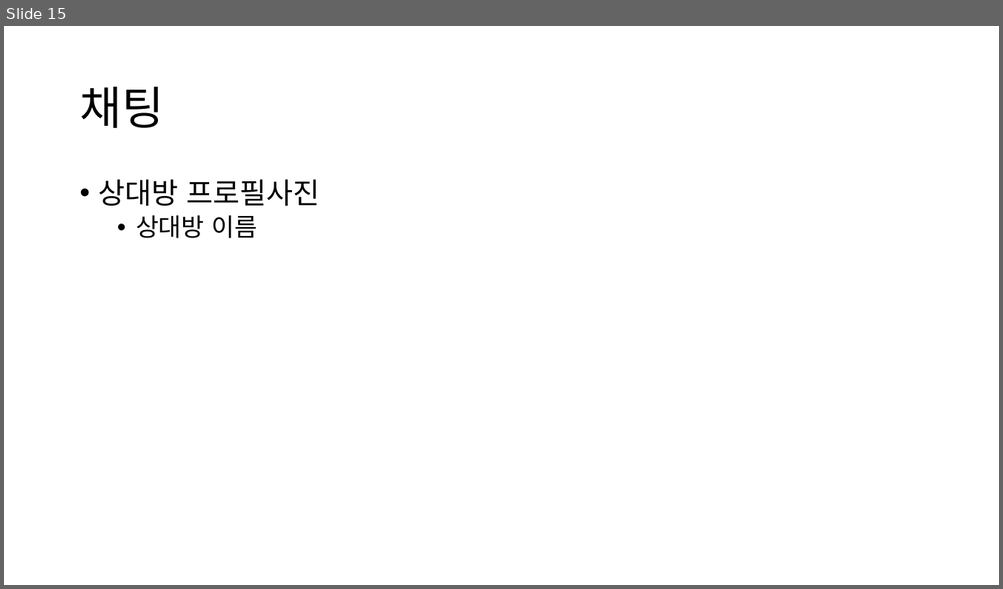
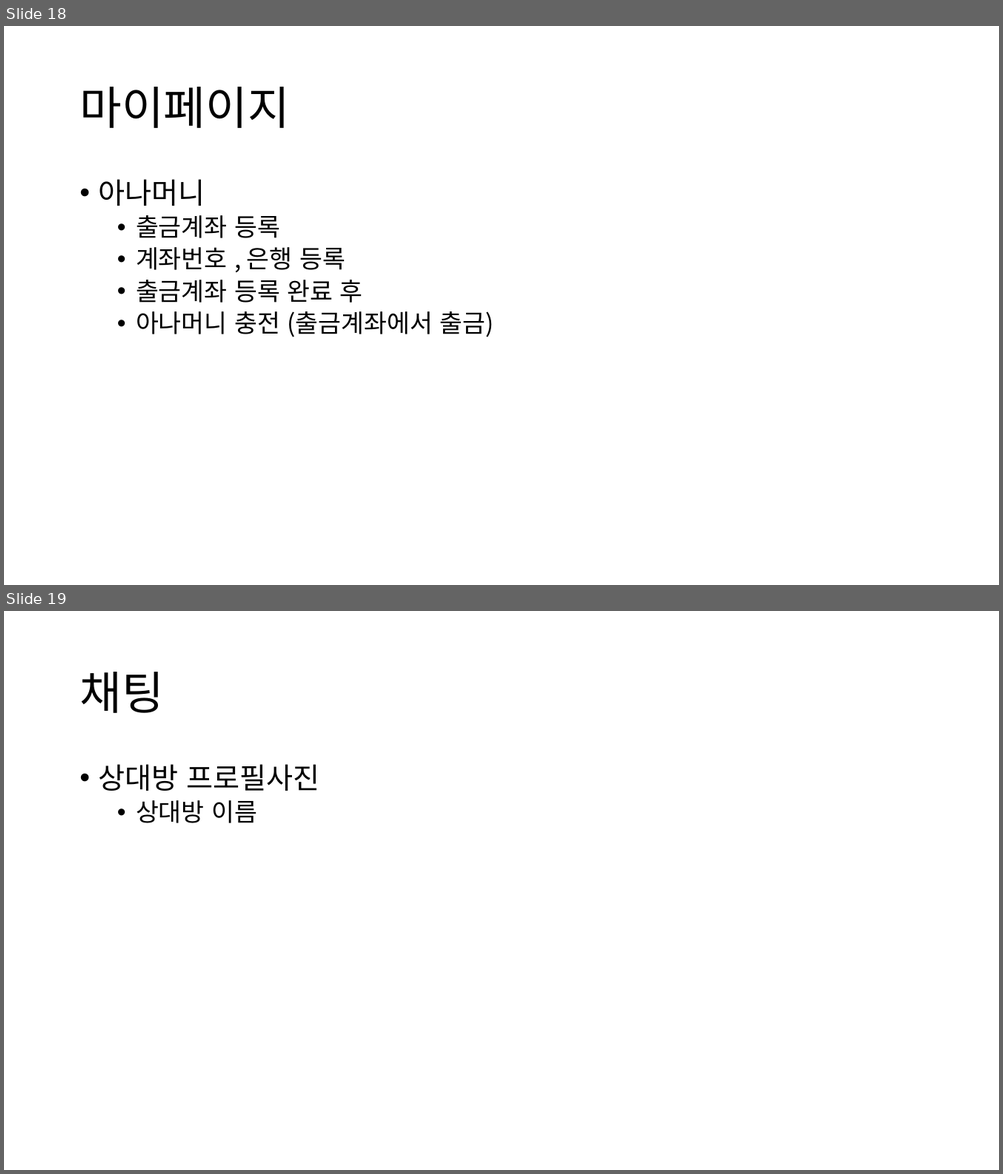
Before and after one commit to Singan/anabada-project, a slide deck: ppt/요구사항 명세서.pptx. Shown one above the other, each under a label of ours: slide 15 before the commit, slides 18 and 19 after it. The pictures are 1003x589 and 1003x1174 pixels, drawn with LibreOffice and Linux fonts; fonts in the diff are those of the drawing. Boxes give left, top, right and bottom in pixels: in the first picture for what was removed or moved away, otherwise in the second. Text is boxed around its words. In the diff, an @@ line names an element or a change of style, - is before the commit and + after.

```diff
--- a/ppt/요구사항 명세서.pptx
+++ b/ppt/요구사항 명세서.pptx
@@ slide 18 added at <box>4,26,999,585</box>, background #FFFFFF @@
@@ title added at <box>79,87,289,128</box>, 44 pt, text #000000 @@
+마이페이지
@@ text added at <box>99,179,494,338</box>, 24 pt, text #000000 @@
+• 아나머니
+  • 출금계좌 등록
+  • 계좌번호 , 은행 등록
+  • 출금계좌 등록 완료 후
+  • 아나머니 충전 (출금계좌에서 출금)
@@ what was slide 15 is now slide 19 @@
```
Also in this commit, not shown: 11 slides changed, 3 other slides added.
